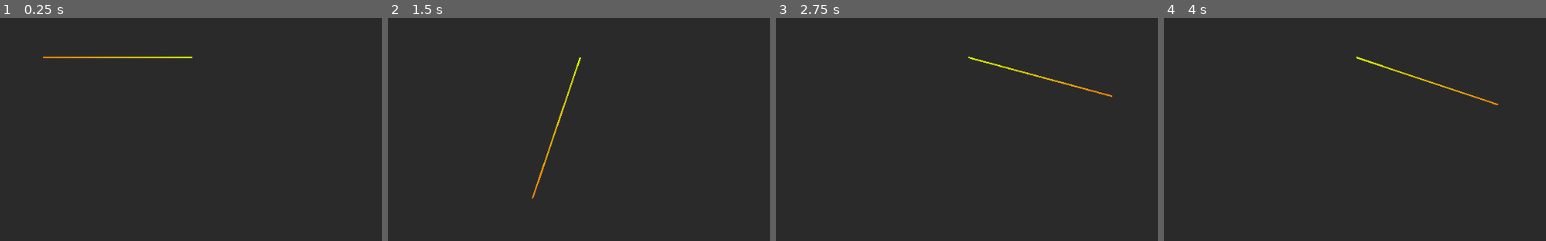
Above: before the commit, frames 1-4 (left to right).
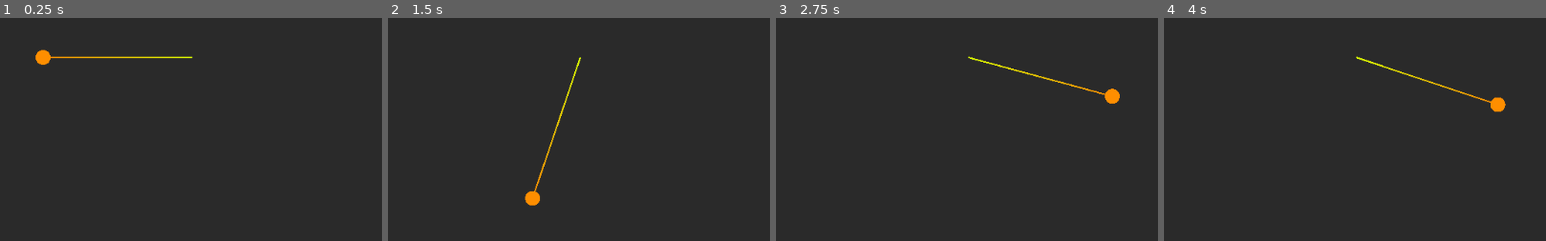
Above: after the commit, the same moments.

Repository: NuclearPhoenixx/Physics-Pendulum
Game: Godot game, scene res://main.tscn
Two runs of this game, one before a commit and one after it. Both use one fixed random seed, a clock stepped at 60 frames per second and the inputs below.
Inputs:
- Up to frame 1 (0.25 s): no input
- Up to frame 2 (1.5 s): click "START" at 0.5 s; click "STOP" at 1.25 s
- Up to frame 3 (2.75 s): click "START" at 2 s
- Up to frame 4 (4 s): click "STOP" at 2.75 s; click "START" at 3.5 s
The pictures show only the part of the screen within x 23-73%, y 38-88%; the shares and areas given below are measured in that part.

The runs differ from the first frame. In frame 1, 0.2% of the frame differs, in the area x 9-14%, y 14-21%; in frame 2, 0.2%; in frame 3, 0.2%; in frame 4, 0.2%.

Commit message:
add pendulum weight

Diff:
--- a/main.tscn
+++ b/main.tscn
@@ -15,8 +15,8 @@
 [ext_resource path="res://gui/graph.gd" type="Script" id=13]
 
 [sub_resource type="Gradient" id=1]
-offsets = PoolRealArray( 0, 0.97351, 1 )
-colors = PoolColorArray( 0.87451, 1, 0, 1, 0.994183, 0.558707, 0, 1, 1, 0.537255, 0, 1 )
+offsets = PoolRealArray( 0, 0.97351 )
+colors = PoolColorArray( 0.87451, 1, 0, 1, 0.996078, 0.556863, 0, 1 )
 
 [sub_resource type="StyleBoxEmpty" id=2]
 
@@ -50,6 +50,7 @@
 gradient = SubResource( 1 )
 texture_mode = 1063256064
 script = ExtResource( 2 )
+weight_color = Color( 0.996078, 0.556863, 0, 1 )
 
 [node name="StatHUD" type="VBoxContainer" parent="."]
 editor/display_folded = true
--- a/pendulum.gd
+++ b/pendulum.gd
@@ -8,17 +8,24 @@
 var g = 9.81 #m/s^2, gravitational acceleration
 var gamma = 0.1 #damping ratio to take friction into account
 
+export(Color) var weight_color = Color(1,1,1,1)
+var new_vector = Vector2()
+
 # INIT FUNCTION
 func _ready():
 	updatePhi() #initial set correct angle
+
+# DRAW THE PENDULUM WEIGHTED TIP
+func _draw():
+	draw_circle(new_vector, 10, weight_color)
 
 # FUNCTION TO UPDATE PHI
 func updatePhi(a=phi):
 	var offset = 5*PI/2 #offset factor to correct angles
 	var graphRel = 100 #The actual pendulum graph will be bigger by this factor than L
 
-	var newVector = Vector2(l * cos(a + offset) * graphRel, l * sin(a + offset) * graphRel)
-	set_point_position(1, newVector)
+	new_vector = Vector2(l * cos(a + offset) * graphRel, l * sin(a + offset) * graphRel)
+	set_point_position(1, new_vector)
 
 # COMPUTE SECOND DERIVATIVE OF PHI BASED ON THE DIFFERENTIAL EQUATION
 func phiSecond(a, ao):
@@ -30,3 +37,4 @@
 	phi_first += phiSecond(phi, phi_first) * delta #phi_second * delta
 
 	updatePhi()
+	update()
